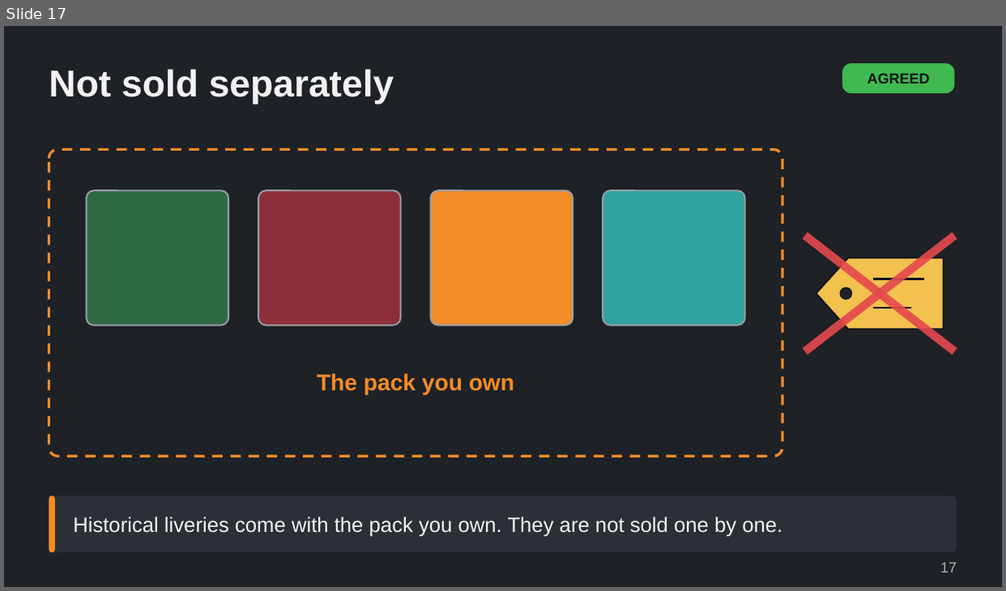
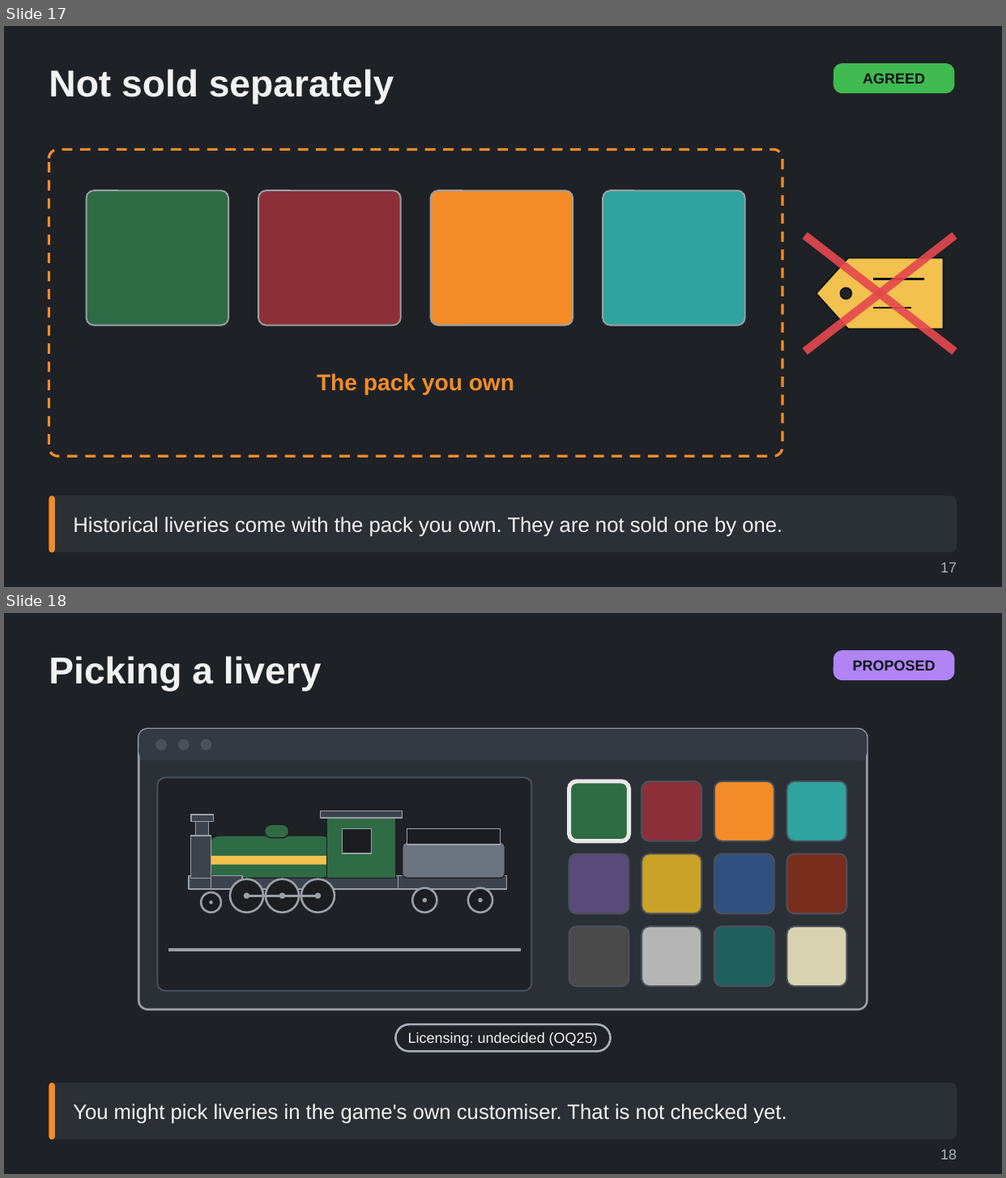
Before and after one commit to Tarenkookoo/Satisfactory---Early-Locomotion, a slide deck: Reporting/Claude Presents/Deck8_AfterLaunch_LateSteam/After_Launch_Late_Steam_Driving_and_Prestige_Explained.pptx. Shown one above the other, each under a label of ours: slide 17 before the commit, slides 17 and 18 after it. The pictures are 1006x591 and 1006x1178 pixels, drawn with LibreOffice and Linux fonts; fonts in the diff are those of the drawing. Boxes give left, top, right and bottom in pixels: in the first picture for what was removed or moved away, otherwise in the second. Text is boxed around its words. In the diff, an @@ line names an element or a change of style, - is before the commit and + after.

```diff
--- a/Reporting/Claude Presents/Deck8_AfterLaunch_LateSteam/After_Launch_Late_Steam_Driving_and_Prestige_Explained.pptx
+++ b/Reporting/Claude Presents/Deck8_AfterLaunch_LateSteam/After_Launch_Late_Steam_Driving_and_Prestige_Explained.pptx
@@ slide 18 added at [4, 613, 1002, 1174], background #1E2126 @@
@@ title added at [49, 656, 322, 692], 36 pt, text #F2F2F2, bold @@
+Picking a livery
@@ rounded rectangle added at [833, 650, 955, 680], fill #B084F5, 14 pt, text #101418, bold @@
+PROPOSED
@@ group added at [138, 729, 867, 1010]: 18 rounded rectangles, 15 ellipses, 12 rectangles, 2 lines @@
@@ rounded rectangle added at [395, 1024, 611, 1052], outline #A9B0B8 2 pt, 14 pt, text #F2F2F2 @@
+Licensing: undecided (OQ25)
@@ rounded rectangle added at [49, 1083, 957, 1140], fill #2B2F36, 20 pt, text #F2F2F2 @@
+You might pick liveries in the game's own customiser. That is not checked yet.
@@ rounded rectangle added at [49, 1083, 55, 1140], fill #F28C28 @@
@@ text added at [940, 1149, 957, 1160], 14 pt, text #A9B0B8 @@
+18
@@ slide 17 changed as well @@
@@ rounded rectangle "AGREED": place and size @@
-rounded rectangle "AGREED" at [842, 63, 955, 93]
+rounded rectangle "AGREED" at [833, 63, 955, 93]
```
Also in this commit, not shown: 14 other slides changed, 7 other slides added, 6 other files.
